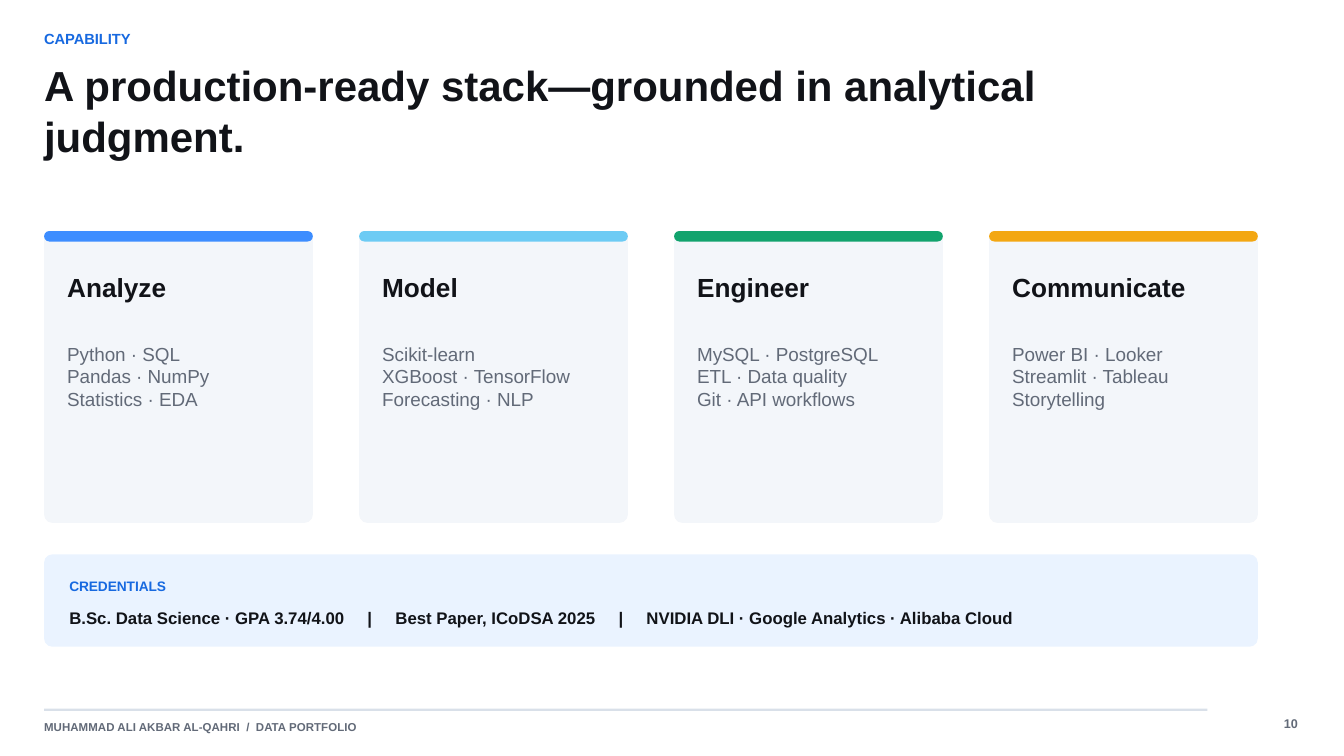
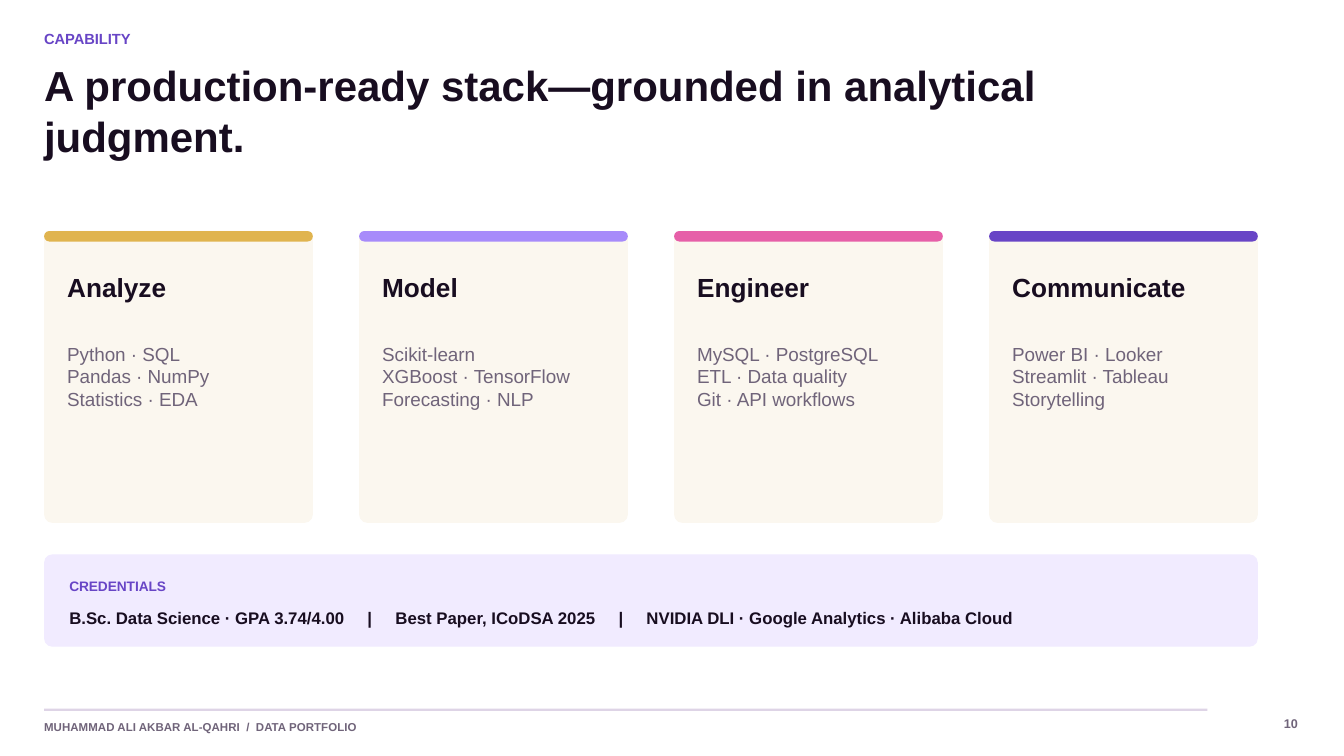
Before and after one commit to akbaralqahri/portofolio, a slide deck: slide 10 of outputs/Muhammad_Ali_Akbar_Al-Qahri_Portfolio.pptx. Drawn at 1344x756 pixels with LibreOffice and Linux fonts; fonts in the diff are those of the drawing. Boxes give left, top, right and bottom in pixels: in the first picture for what was removed or moved away, otherwise in the second. Text is boxed around its words. In the diff, an @@ line names an element or a change of style, - is before the commit and + after.

```diff
--- a/outputs/Muhammad_Ali_Akbar_Al-Qahri_Portfolio.pptx
+++ b/outputs/Muhammad_Ali_Akbar_Al-Qahri_Portfolio.pptx
@@ text "CAPABILITY" at bbox=[44, 33, 130, 44]: text colour #1769E0 to #6845C6 @@
@@ rounded rectangle at bbox=[44, 231, 314, 241]: fill #3D8DFF to #E0B44F @@
@@ rounded rectangle at bbox=[359, 231, 628, 241]: fill #6DCBF4 to #A78BFA @@
@@ rounded rectangle at bbox=[675, 231, 944, 241]: fill #12A36D to #E65FA8 @@
@@ fill #F3F6FA to #FBF7EF in 4 elements at bbox=[44, 231, 314, 523], bbox=[359, 231, 628, 523], bbox=[675, 231, 944, 523], bbox=[989, 231, 1258, 523] @@
@@ rounded rectangle at bbox=[989, 231, 1258, 241]: fill #F3A712 to #6845C6 @@
@@ rounded rectangle at bbox=[44, 555, 1258, 647]: fill #EAF3FF to #F1EBFF @@
@@ text "CREDENTIALS" at bbox=[69, 581, 166, 591]: text colour #1769E0 to #6845C6 @@
```
Also in this commit, not shown: 10 other slides changed, 6 other files.
